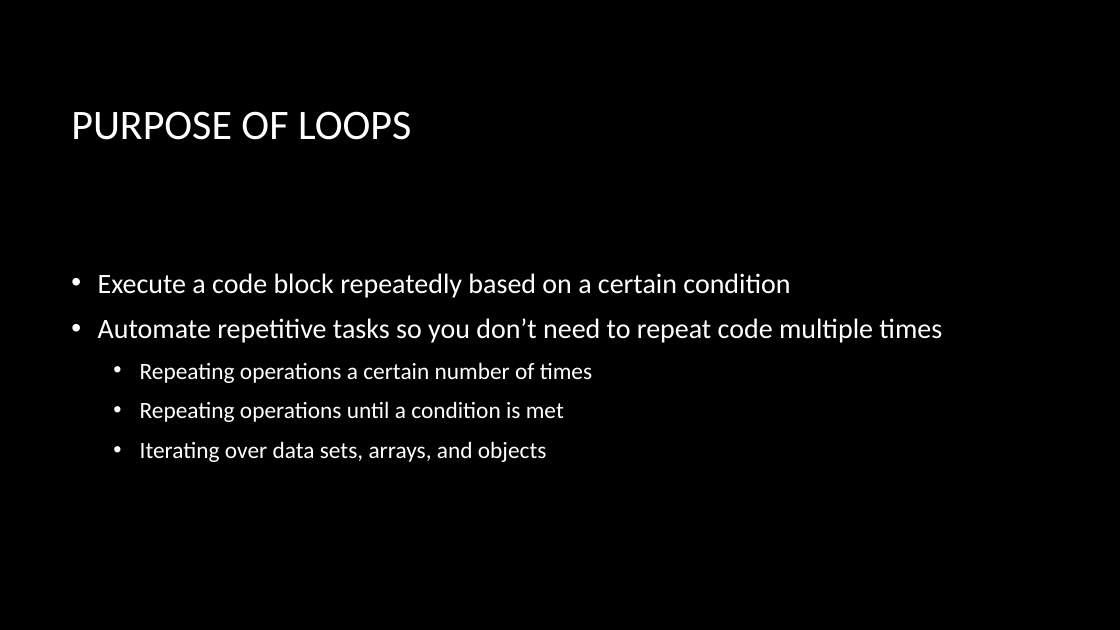
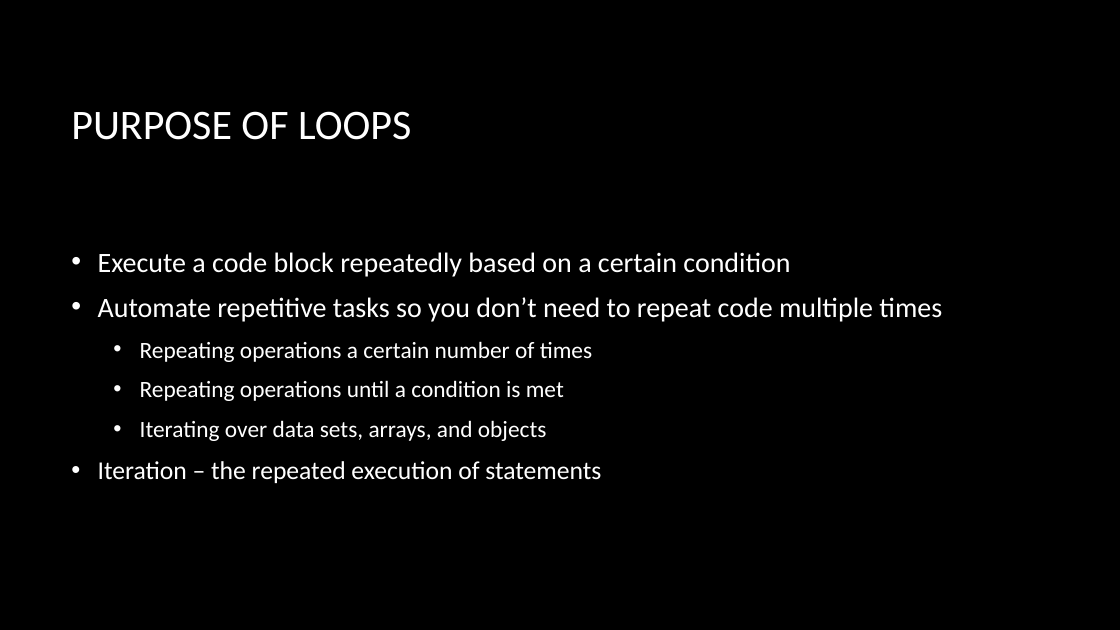
Before and after one commit to dtarvin/JavaScript-Class, a slide deck: slide 2 of slides for class/my slides/Loops.pptx. Drawn at 1120x630 pixels with LibreOffice and Linux fonts; fonts in the diff are those of the drawing; background and template pictures are left out. Boxes give left, top, right and bottom in pixels: in the first picture for what was removed or moved away, otherwise in the second. Text is boxed around its words. In the diff, an @@ line names an element or a change of style, - is before the commit and + after.

```diff
--- a/slides for class/my slides/Loops.pptx
+++ b/slides for class/my slides/Loops.pptx
@@ text at (98,461,601,483): paragraph added @@
+• Iteration – the repeated execution of statements
```
Also in this commit, not shown: 3 other slides changed, 14 slides added, 1 slide removed, 45 other files.
